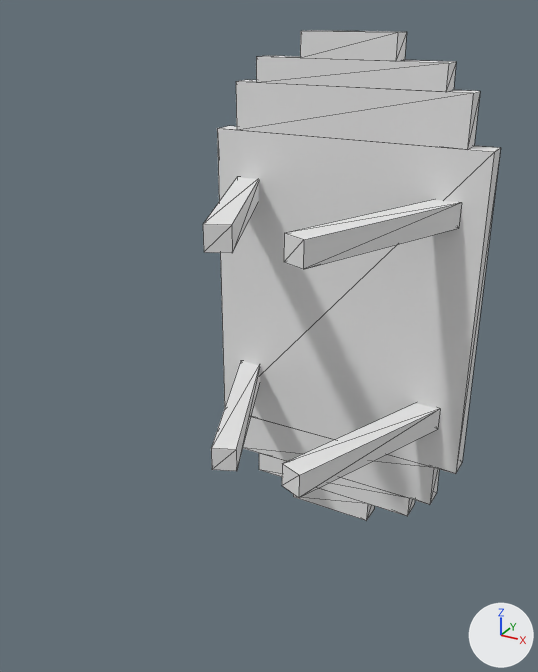
The OBJ model src/main/resources/assets/nyasamarailway/models/blocks/signal_pillar_bi_base.obj as it was, and as the next commit left it.
One viewpoint serves both versions: a camera (50 mm lens) standing at (12.1, -36.3, 11.8) and looking at (-1.8, -10.9, -0.9). The lights are fixed; the arrows at lower right show +X, +Y and +Z. Mesh edges are drawn as thin lines. Where no turn or scale is listed for an object, it has been applied to the vertices.

Objects in the first picture: '0', '1', '10', '2', '3', '4', '5', '6', '7', '8', '9'.
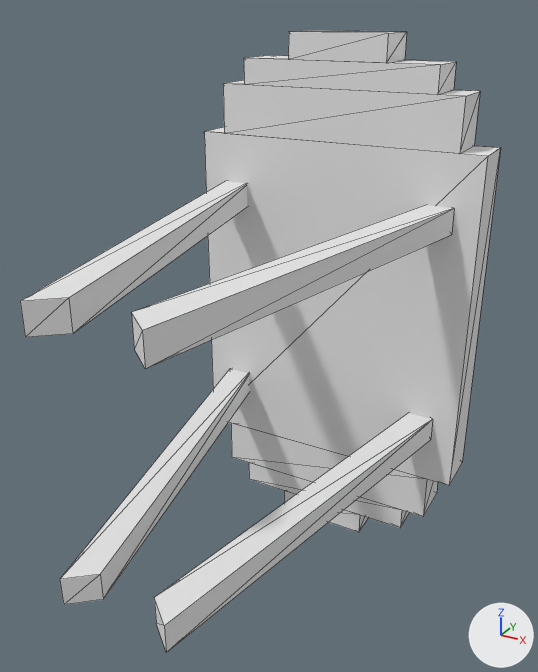
The newer file is also rescaled (x0.5), turned or shifted as a whole; pictures and numbers use the older file's frame.

Changed parts and their boxes [x1, y1, x2, y2] in the pictures (538 x 672 px):
'2', mesh rescaled: before [217, 126, 501, 474]; after [204, 127, 501, 485]
'8', reshaped (80% wider, 136% taller): before [284, 200, 462, 269]; after [132, 205, 454, 369]
'9', reshaped (76% wider, 151% taller): before [282, 403, 440, 498]; after [154, 413, 433, 653]
'1', mesh rescaled: before [236, 80, 480, 150]; after [223, 80, 480, 154]
'10', reshaped (282% wider, 114% taller): before [211, 361, 260, 471]; after [60, 369, 250, 605]
'7', reshaped (300% wider, 104% taller): before [203, 177, 259, 253]; after [20, 181, 247, 337]
'0', mesh rescaled (7% taller): before [243, 417, 439, 505]; after [231, 423, 438, 517]
'3', mesh rescaled: before [256, 55, 456, 92]; after [244, 55, 456, 94]
'4', reshaped (11% wider, 6% taller): before [300, 30, 407, 61]; after [288, 30, 407, 63]
'5', mesh rescaled: before [259, 453, 415, 516]; after [249, 463, 409, 528]
'6', reshaped (24% taller): before [293, 488, 374, 521]; after [284, 491, 368, 532]

Edits to the bpy script that builds the scene:
```text
Change me_0:
    where me_0.from_pydata(...)  # 8 vertices, 12 faces; spans x -5.0..5.0, y -8.0..-7.0, z -9.0..-7.0
    used by ob_0; location = (0.0, 0.0, 0.0)
    me_0 part 1: the whole mesh is scaled about its middle by (1, 2, 1), then moved by (0.0, -0.5, 0.0)
Change me_1:
    where me_1.from_pydata(...)  # 8 vertices, 12 faces; spans x -5.0..5.0, y -8.0..-7.0, z 7.0..9.0
    used by ob_1; location = (0.0, 0.0, 0.0)
    me_1 part 2: the whole mesh is scaled about its middle by (1, 2, 1), then moved by (0.0, -0.5, 0.0)
Change me_10:
    used by ob_10; location = (0.0, 0.0, 0.0)
    remove me_10.from_pydata(...)  # 8 vertices, 12 faces; spans x -5.0..-1.01, y -15.39..-7.62, z -5.0..-4.0
    add me_10.from_pydata(...)  # 8 vertices, 12 faces; spans x -5.0..-1.01, y -23.79..-8.24, z -5.0..-4.0
    me_10 part 3: the whole mesh is rebuilt
Change me_2:
    where me_2.from_pydata(...)  # 8 vertices, 12 faces; spans x -6.0..6.0, y -8.0..-7.0, z -7.0..7.0
    used by ob_2; location = (0.0, 0.0, 0.0)
    me_2 part 4: the whole mesh is scaled about its middle by (1, 2, 1), then moved by (0.0, -0.5, 0.0)
Change me_3:
    where me_3.from_pydata(...)  # 8 vertices, 12 faces; spans x -4.0..4.0, y -8.0..-7.0, z 9.0..10.0
    used by ob_3; location = (0.0, 0.0, 0.0)
    me_3 part 5: the whole mesh is scaled about its middle by (1, 2, 1), then moved by (0.0, -0.5, 0.0)
Change me_4:
    used by ob_4; location = (0.0, 0.0, 0.0)
    remove me_4.from_pydata(...)  # 8 vertices, 12 faces; spans x -2.0..2.0, y -8.0..-7.0, z 10.0..11.0
    add me_4.from_pydata(...)  # 8 vertices, 12 faces; spans x -2.0..2.0, y -9.0..-7.0, z 10.0..11.0
    me_4 part 6
    4 vertices are removed from x -2.0..2.0, y -8.0, z 10.0..11.0
    10 faces are deleted
    4 vertices are added at (2.0, -9.0, 11.0), (2.0, -9.0, 10.0), (-2.0, -9.0, 11.0), (-2.0, -9.0, 10.0)
    10 new faces join them
Change me_5:
    where me_5.from_pydata(...)  # 8 vertices, 12 faces; spans x -4.0..4.0, y -8.0..-7.0, z -10.0..-9.0
    used by ob_5; location = (0.0, 0.0, 0.0)
    me_5 part 7: the whole mesh is scaled about its middle by (1, 2, 1), then moved by (0.0, -0.5, 0.0)
Change me_6:
    used by ob_6; location = (0.0, 0.0, 0.0)
    remove me_6.from_pydata(...)  # 8 vertices, 12 faces; spans x -2.0..2.0, y -8.0..-7.0, z -11.0..-10.0
    add me_6.from_pydata(...)  # 8 vertices, 12 faces; spans x -2.0..2.0, y -9.0..-7.0, z -11.0..-10.0
    me_6 part 8
    4 vertices are removed from x -2.0..2.0, y -8.0, z -11.0..-10.0
    10 faces are deleted
    4 vertices are added at (2.0, -9.0, -10.0), (2.0, -9.0, -11.0), (-2.0, -9.0, -10.0), (-2.0, -9.0, -11.0)
    10 new faces join them
Change me_7:
    used by ob_7; location = (0.0, 0.0, 0.0)
    remove me_7.from_pydata(...)  # 8 vertices, 12 faces; spans x -5.0..-1.01, y -15.39..-7.62, z 4.0..5.0
    add me_7.from_pydata(...)  # 8 vertices, 12 faces; spans x -5.0..-1.01, y -23.79..-8.24, z 4.0..5.0
    me_7 part 9: the whole mesh is rebuilt
Change me_8:
    used by ob_8; location = (0.0, 0.0, 0.0)
    remove me_8.from_pydata(...)  # 8 vertices, 12 faces; spans x 1.01..5.0, y -15.39..-7.62, z 4.0..5.0
    add me_8.from_pydata(...)  # 8 vertices, 12 faces; spans x 1.01..5.0, y -23.79..-8.24, z 4.0..5.0
    me_8 part 10: the whole mesh is rebuilt
Change me_9:
    used by ob_9; location = (0.0, 0.0, 0.0)
    remove me_9.from_pydata(...)  # 8 vertices, 12 faces; spans x 1.01..5.0, y -15.39..-7.62, z -5.0..-4.0
    add me_9.from_pydata(...)  # 8 vertices, 12 faces; spans x 1.01..5.0, y -23.79..-8.24, z -5.0..-4.0
    me_9 part 11: the whole mesh is rebuilt
```
